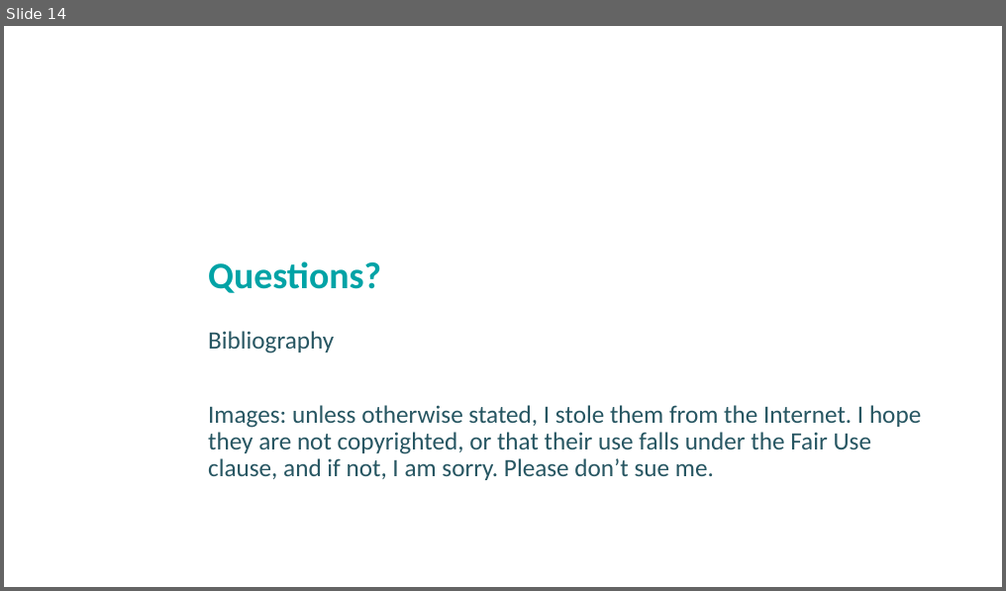
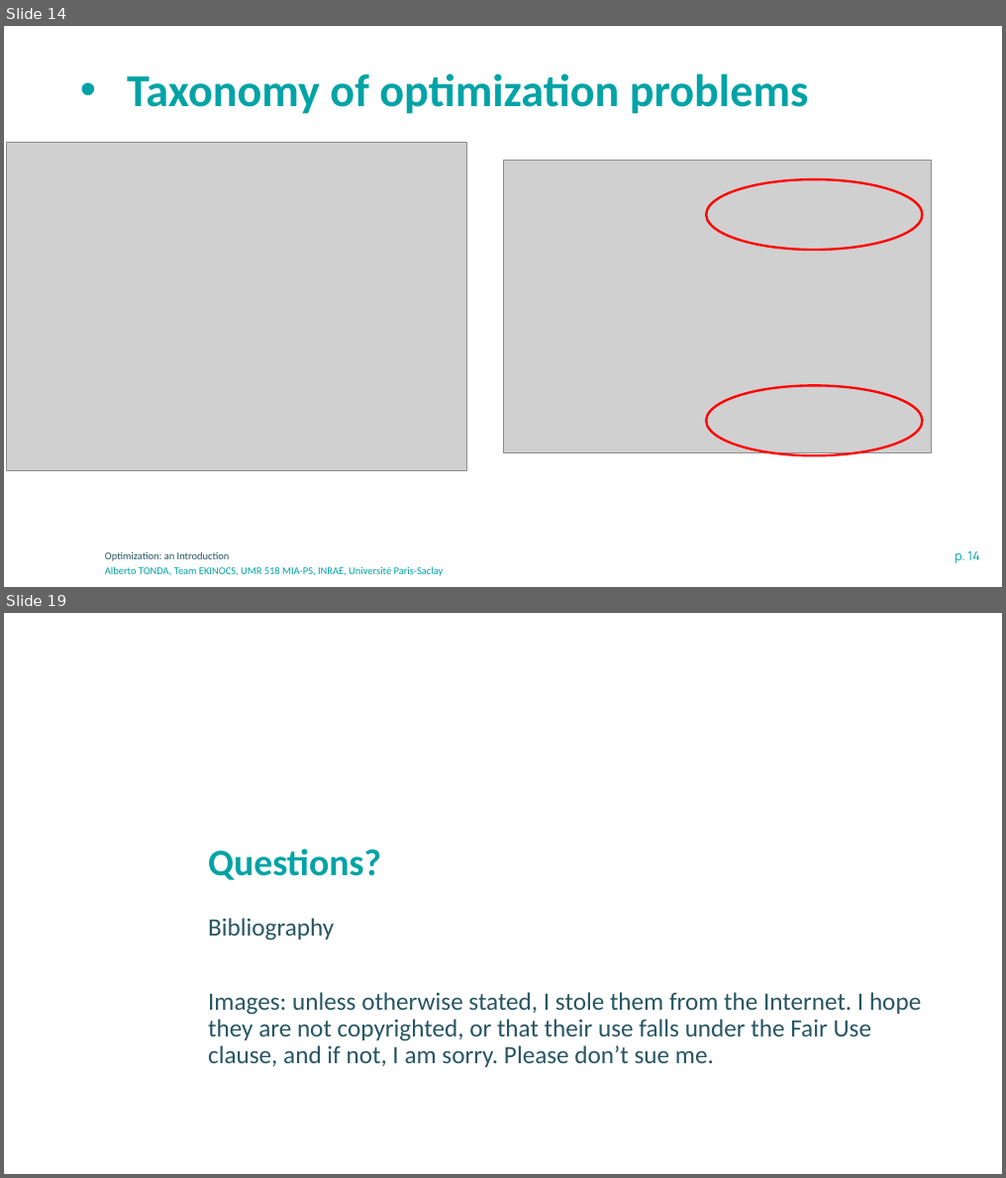
Before and after one commit to albertotonda/teaching, a slide deck: optimization-methods-for-artificial-intelligence/optimization-introduction.pptx. Shown one above the other, each under a label of ours: slide 14 before the commit, slides 14 and 19 after it; the slides between them are not shown. The pictures are 1006x591 and 1006x1178 pixels, drawn with LibreOffice and Linux fonts; fonts in the diff are those of the drawing; grey boxes stand for pictures; background and template pictures are left out. Boxes give left, top, right and bottom in pixels: in the first picture for what was removed or moved away, otherwise in the second. Text is boxed around its words. In the diff, an @@ line names an element or a change of style, - is before the commit and + after.

```diff
--- a/optimization-methods-for-artificial-intelligence/optimization-introduction.pptx
+++ b/optimization-methods-for-artificial-intelligence/optimization-introduction.pptx
@@ slide 14 added at [4,26,1002,587], background #FFFFFF @@
@@ title added at [127,74,809,114], 44 pt, text #00A3A6, bold @@
+• Taxonomy of optimization problems
@@ picture added at [6,143,466,472] @@
@@ picture added at [503,160,931,455] @@
@@ ellipse added at [706,179,923,250], outline #FF0000 2.25 pt @@
@@ ellipse added at [706,386,923,457], outline #FF0000 2.25 pt @@
@@ text added at [105,552,230,562], 10 pt, text #275662 @@
+Optimization: an Introduction
@@ page number added at [954,552,979,564], 12 pt, text #00A3A6 @@
+p. 14
@@ text added at [105,567,444,576], 10 pt, text #00A3A6 @@
+Alberto TONDA, Team EKINOCS, UMR 518 MIA-PS, INRAE, Université Paris-Saclay
@@ what was slide 14 is now slide 19 @@
```
Also in this commit, not shown: 12 slides changed, 4 other slides added, 2 other files.
